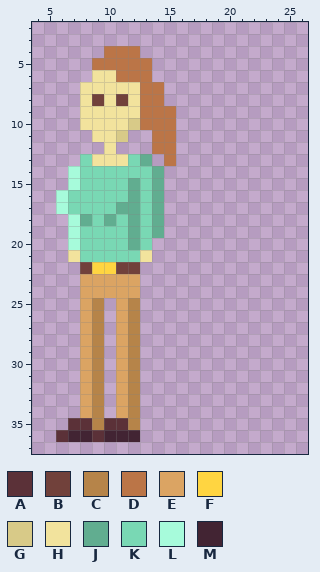
Two versions of one pixel-art file, Assets/Aseprites/Mother.aseprite. Above is the file before it was changed.
32x42 pixels, 1 frame. Colours within 5 levels of each other are drawn and written as one. Shown: x 4..26, y 2..37. The old version is drawn lined up with the new one.
Palette (. is transparent): A #5b3138  B #71413b  C #b68449  D #bb7547  E #dba463  F #ffd541  G #d8ca88  H #f2e39d  J #61ad90  K #79d8b4  L #a7fbdb  M #422433
Pixels before, first column x 6:
 4 ....DDD...
 5 ...DDDDD..
 6 ...HHDDD..
 7 ..HHHHHDD.
 8 ..HBHBHDD.
 9 ..HHHHHDDD
10 ..HHHHGDDD
11 ...HHG..DD
12 ....H...DD
13 ..KHHHKJ.D
14 .LKKKKKKJ.
15 .LKKKKJKJ.
16 LKKKKKJKJ.
17 LKKKKJJKJ.
18 .LJKJKJKJ.
19 .LKKKKJKJ.
20 .LKKKKJK..
21 .HKKKKKH..
22 ..BFFBB...
23 ..EEEEE...
24 ..EEEEE...
25 ..EC.EC...
26 ..EC.EC...
27 ..EC.EC...
28 ..EC.EC...
29 ..EC.EC...
30 ..EC.EC...
31 ..EC.EC...
32 ..EC.EC...
33 ..EC.EC...
34 ..EC.EC...
35 .AACAAC...
36 AMMAMMM...
After the commit:
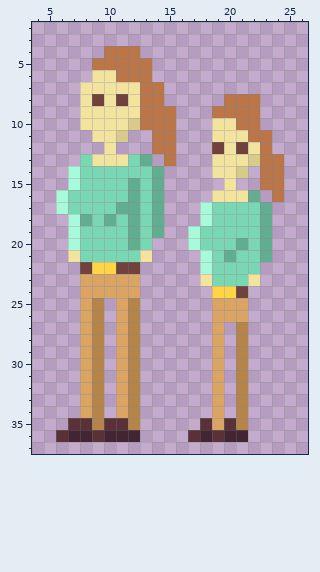
Difference:
whole drawing moved by -5,+0 (the old picture is shown already moved)
y 8: x 20..22 ... -> DDD
y 9: x 19..22 .... -> DDDD
y 10: x 19..22 .... -> HHDD
y 11: x 19..23 ..... -> HHHDD
y 12: x 19..23 ..... -> BHBHD
y 13: x 19..24 ...... -> HHHGDD
y 14: x 19..21 ... -> HHG; x 23..24 .. -> DD
y 15: x 20 . -> H; x 23..24 .. -> DD
y 16: x 19..22 .... -> HHHJ; x 24 . -> D
y 17..18: x 18..23 ...... -> LKKKKJ
y 19: x 17..23 ....... -> LKKKKKJ
y 20: x 17..23 ....... -> LKKKJKJ
y 21: x 18..23 ...... -> LKJKKJ
y 22: x 18..22 ..... -> LKKKK
y 23: x 18..22 ..... -> HKKKH
y 24: x 19..21 ... -> FFB
y 25..26: x 19..21 ... -> EEE
y 27..34: x 19 . -> E; x 21 . -> C
y 35: x 18..21 .... -> AEAC
y 36: x 17..21 ..... -> AMAMM
Changed places in both pictures, as pixel boxes (x1, y1, x2, y2):
added: (188, 94, 284, 442)
